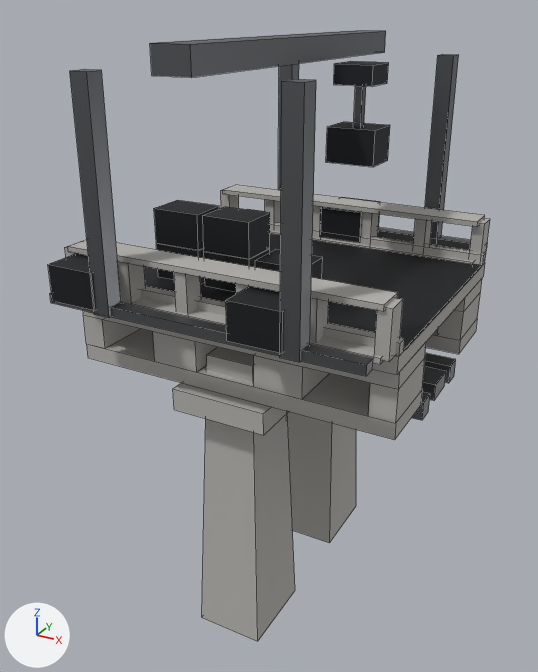
The FBX model Assets/_Project/04.Art/02.Models/Megastructure/SM_Mega_Crane.fbx: old version first, new version second.
Before and after are seen from a 50 mm camera at (42.0, -82.2, 63.6) aimed at (-2.4, -1.4, 23.2). Lighting does not change. The marker at lower left points along +X, +Y and +Z. The first picture is the older version. Mesh edges are drawn as thin lines. Where no turn or scale is listed for an object, it has been applied to the vertices. Vertices at exactly the same position are counted once.

The first picture shows 'SM_Mega_Crane'.
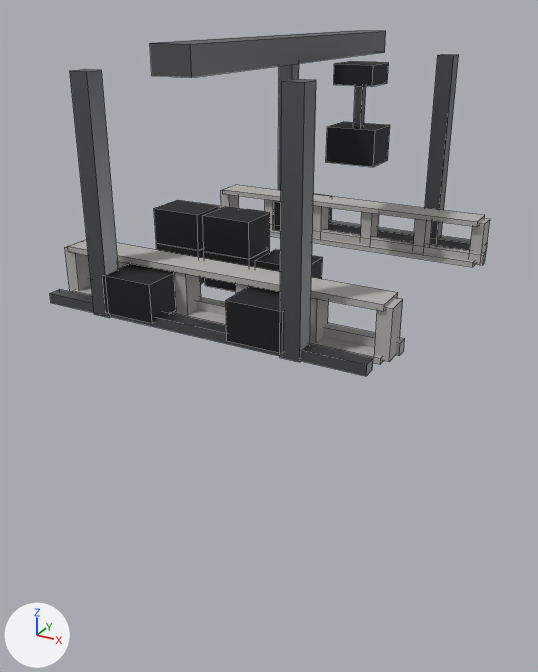
Changed parts and their boxes [x1, y1, x2, y2] in the pictures (538 x 672 px; the box of a moved part takes in the faces that stretch with it):
'SM_Mega_Crane', reshaped (43% shorter)
    before: [48, 30, 490, 642]
    after: [50, 30, 490, 376]
part 1 of me_sm_mega_crane, moved or reshaped
    before: [48, 253, 96, 310]
    after: [102, 263, 176, 323]
part 2 of me_sm_mega_crane, moved or reshaped
    before: [320, 197, 380, 242]
    after: [273, 194, 332, 231]
part 3 of me_sm_mega_crane, deleted
    before: [83, 234, 485, 642]

What changed in the scene script:
```text
Change me_sm_mega_crane:
    used by ob_sm_mega_crane; location = (0.0, 0.0, 0.0)
    remove me_sm_mega_crane.from_pydata(...)  # 472 vertices, 366 faces; spans x -21.0..21.0, y -24.0..24.0, z -14.0..60.8
    add me_sm_mega_crane.from_pydata(...)  # 312 vertices, 234 faces; spans x -21.0..21.0, y -24.0..24.0, z 31.6..60.8
    me_sm_mega_crane part 1: the loose piece of 8 vertices spanning x -19.0..-12.6, y -23.2..-15.7, z 32.6..37.0 is moved by (7.9, 0.0, 0.0)
    me_sm_mega_crane part 2: the loose piece of 8 vertices spanning x -3.2..3.2, y 15.8..23.3, z 32.6..37.0 is moved by (-7.9, 0.0, 0.0)
    me_sm_mega_crane part 3: 16 loose pieces with 160 vertices, spanning x -21.0..21.0, y -18.3..18.3, z -14.0..32.2, are deleted
    other edits to the shape of me_sm_mega_crane do not show in these pictures
```
